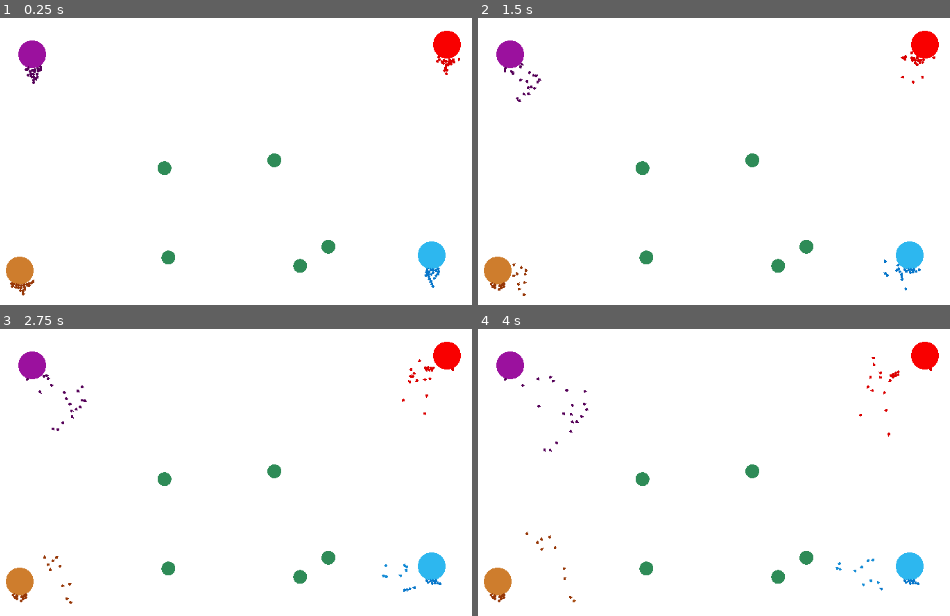
Above: before the commit, frames 1-4 (two rows, left to right).
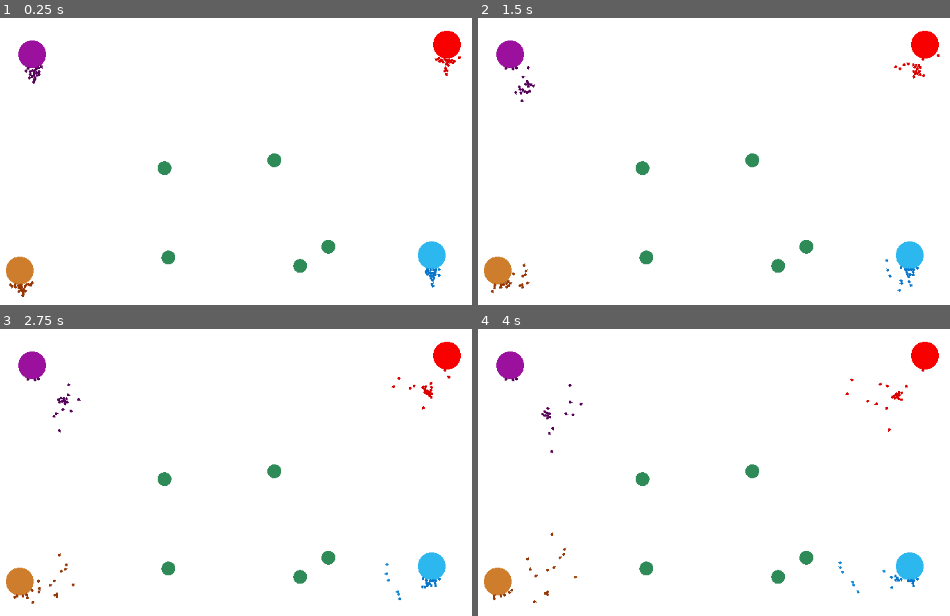
Above: after the commit, the same moments.

Repository: MalCaor/RucheTyr
Game: Godot game, scene res://Scene2d.tscn
The game is run twice, just before and just after one commit, with the same random seed, the same clock (stepped at 60 frames per second) and the same inputs.
Inputs:
- Up to frame 1 (0.25 s): no input
- Up to frame 2 (1.5 s): no input
- Up to frame 3 (2.75 s): no input
- Up to frame 4 (4 s): no input

The runs differ from the first frame. In frame 1, 0.4% of the frame differs, in the area x 1-98%, y 12-98%; in frame 2, 0.9%; in frame 3, 0.9%; in frame 4, 1.0%, in the area x 2-97%, y 9-96%.

Commit message:
expend generation vect explo

Diff:
--- a/Tyr/hormagaunt.gd
+++ b/Tyr/hormagaunt.gd
@@ -73,10 +73,16 @@
 		self.current_state = state_possible.exploration
 		self.modulate = self.couleur
 
+func generate_coor():
+	var pos = Vector2(0,0)
+	while (pos.x < 10 and pos.x > -10) and (pos.y < 5 and pos.y > -5):
+		pos = Vector2(randf_range(-1,1), randf_range(-1,1)) * 100
+	return pos
+
 func explore():
 	# generate target
 	if not target_explor or self.position.distance_to(target_explor) < 20:
-		target_explor = Vector2(randf_range(-1,1), randf_range(-1,1)) * 100
+		target_explor = generate_coor()
 
 	# travel calculation
 	var angle_self = angle_to_target(target_explor)
